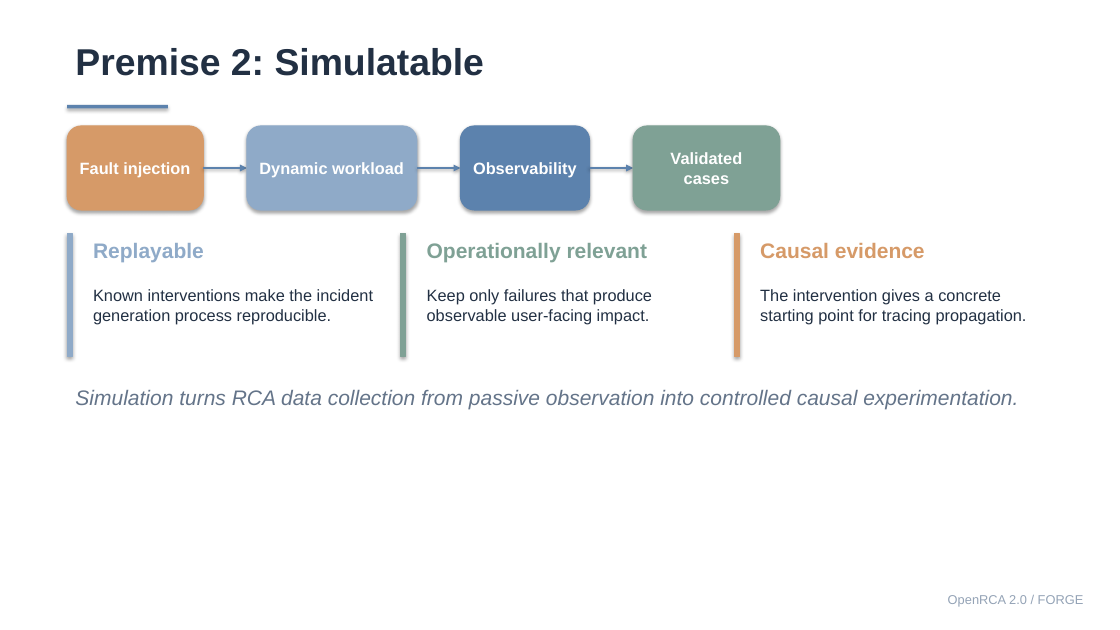
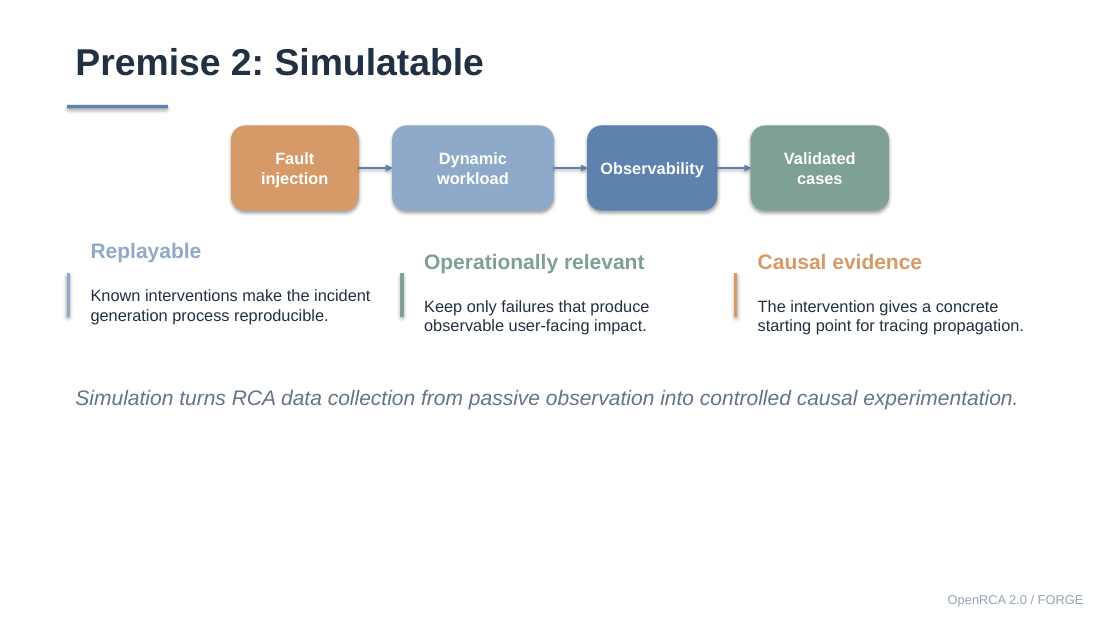
Before and after one commit to Lincyaw/paperops, a slide deck: slide 4 of examples/self-intro/diagnostic_world_model.pptx. Drawn at 1120x630 pixels with LibreOffice and Linux fonts; fonts in the diff are those of the drawing. Boxes give left, top, right and bottom in pixels: in the first picture for what was removed or moved away, otherwise in the second. Text is boxed around its words. In the diff, an @@ line names an element or a change of style, - is before the commit and + after.

Commit message:
Improve SlideCraft layout review workflow

```diff
--- a/examples/self-intro/diagnostic_world_model.pptx
+++ b/examples/self-intro/diagnostic_world_model.pptx
@@ rounded rectangle "Fault injection": place and size @@
-rounded rectangle "Fault injection" at [67,126,203,210]
+rounded rectangle "Fault injection" at [232,126,359,210]
@@ rounded rectangle "Dynamic workload": place and size @@
-rounded rectangle "Dynamic workload" at [247,126,417,210]
+rounded rectangle "Dynamic workload" at [392,126,553,210]
@@ rounded rectangle "Observability": place and size @@
-rounded rectangle "Observability" at [460,126,590,210]
+rounded rectangle "Observability" at [588,126,718,210]
@@ rounded rectangle "Validated cases": place and size @@
-rounded rectangle "Validated cases" at [634,126,780,210]
+rounded rectangle "Validated cases" at [751,126,888,210]
@@ arrow moved from (203, 168) - (247, 168) to (358, 168) - (392, 168) @@
@@ arrow moved from (417, 168) - (460, 168) to (554, 168) - (588, 168) @@
@@ arrow moved from (590, 168) - (634, 168) to (717, 168) - (751, 168) @@
@@ text "Operationally relevant": place and size @@
-text "Operationally relevant" at [427,243,648,263]
+text "Operationally relevant" at [424,254,645,273]
@@ text "Causal evidence": place and size @@
-text "Causal evidence" at [760,243,925,258]
+text "Causal evidence" at [758,254,922,269]
@@ rectangle: place and size @@
-rectangle at [67,234,72,356]
+rectangle at [67,274,70,316]
@@ rectangle: place and size @@
-rectangle at [401,234,406,356]
+rectangle at [401,274,403,316]
@@ text "Keep only failures that produce ...": place and size @@
-text "Keep only failures that produce ..." at [427,289,652,324]
+text "Keep only failures that produce ..." at [424,300,649,335]
@@ rectangle: place and size @@
-rectangle at [734,234,739,356]
+rectangle at [734,274,737,316]
@@ text "The intervention gives a concrete ...": place and size @@
-text "The intervention gives a concrete ..." at [760,289,1027,324]
+text "The intervention gives a concrete ..." at [758,300,1024,335]
```
Also in this commit, not shown: 19 other slides changed, 35 other files.
